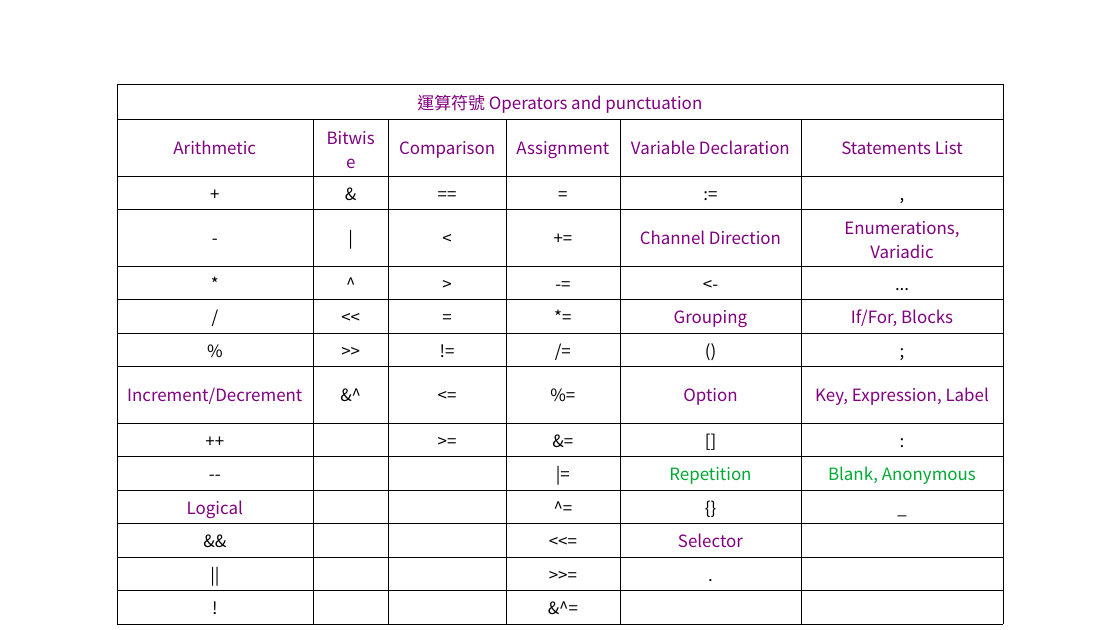
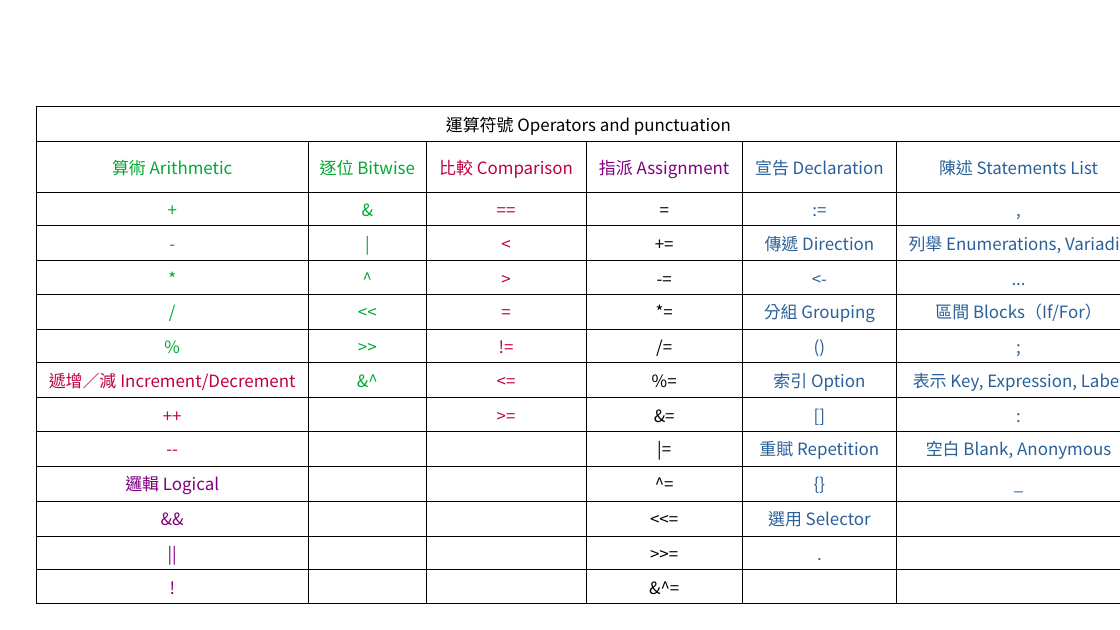
Before and after one commit to oneleo/golang-cht, a slide deck: slide 8 of images/images.odp. Drawn at 1120x630 pixels with LibreOffice and Linux fonts; fonts in the diff are those of the drawing. Boxes give left, top, right and bottom in pixels: in the first picture for what was removed or moved away, otherwise in the second. Text is boxed around its words. In the diff, an @@ line names an element or a change of style, - is before the commit and + after.

```diff
--- a/images/images.odp
+++ b/images/images.odp
@@ table at <box>37,107,1120,568</box> @@
-row 2: Arithmetic | Bitwise | Comparison | Assignment | Variable Declaration | Statements List
+row 2: 算術 Arithmetic | 逐位 Bitwise | 比較 Comparison | 指派 Assignment | 宣告 Declaration | 陳述 Statements List
-row 4, column 5: Channel Direction
+row 4, column 5: 傳遞 Direction
-row 4, column 6: Enumerations, Variadic
+row 4, column 6: 列舉 Enumerations, Variadic
-row 6, column 5: Grouping
+row 6, column 5: 分組 Grouping
-row 6, column 6: If/For, Blocks
+row 6, column 6: 區間 Blocks（If/For）
-row 8: Increment/Decrement | &^ | <= | %= | Option | Key, Expression, Label
+row 8: 遞增／減 Increment/Decrement | &^ | <= | %= | 索引 Option | 表示 Key, Expression, Label
-row 10, column 5: Repetition
+row 10, column 5: 重賦 Repetition
-row 10, column 6: Blank, Anonymous
+row 10, column 6: 空白 Blank, Anonymous
-row 11, column 1: Logical
+row 11, column 1: 邏輯 Logical
-row 12, column 5: Selector
+row 12, column 5: 選用 Selector
@@ text colour #800080 to #000000 in "運算符號 Operators and punctuation" @@
@@ text colour #000000 to #00A933 in "+", "&", "-", "|" and 7 more places @@
@@ text colour #000000 to #BF0041 in "==", "<", ">", "=" and 5 more places @@
@@ text colour #000000 to #2A6099 in ":=", ",", "<-", "..." and 7 more places @@
@@ text colour #000000 to #800080 in "&&", "||", "!" @@
@@ table: place and size @@
-table at <box>117,84,1003,552</box>
+table at <box>37,107,1120,568</box>
```
Also in this commit, not shown: 2 other slides changed, 1 slide added, 1 slide removed, 8 other files.
